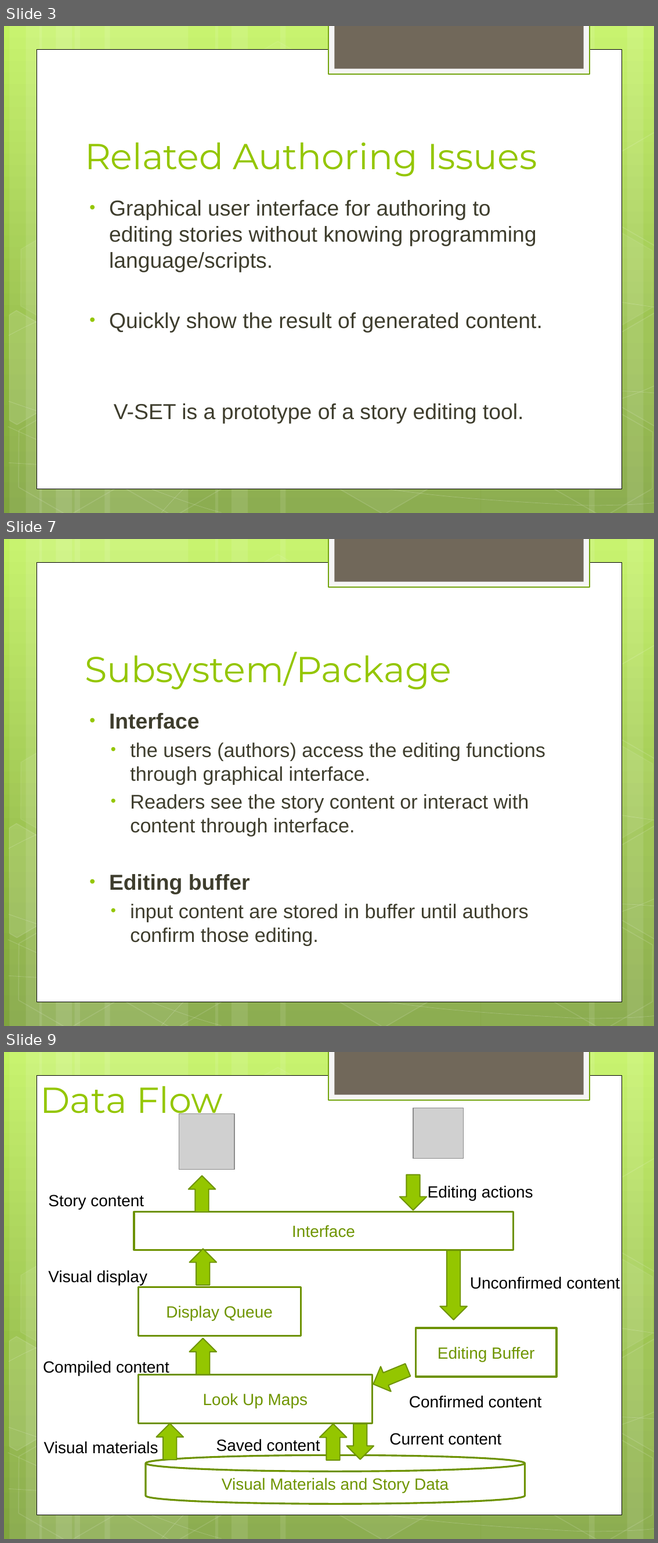
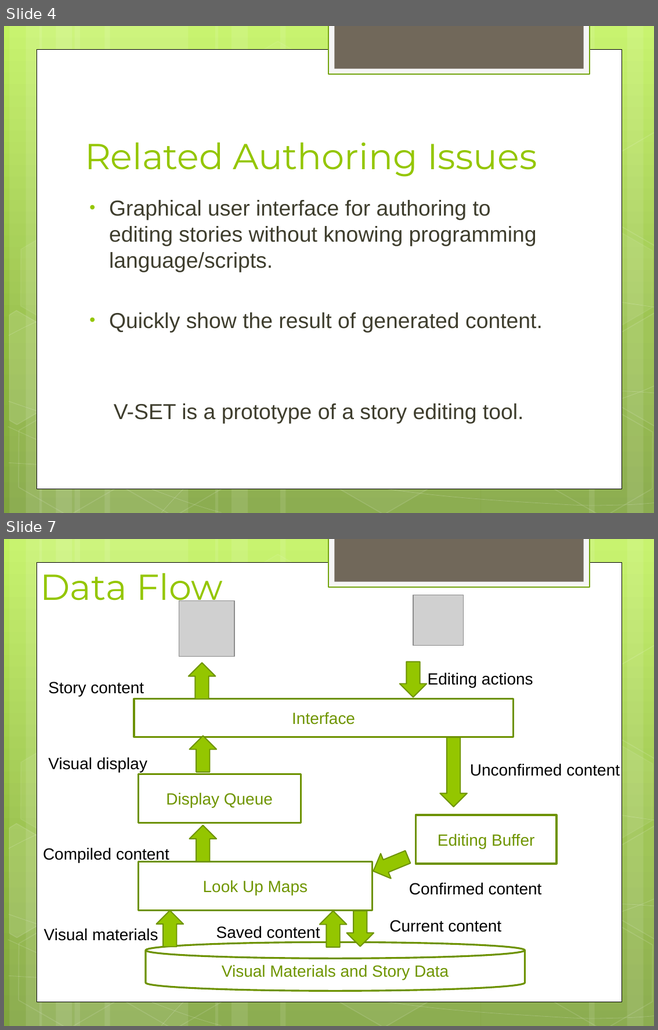
Before and after one commit to RimiChen/2016_V_SET, a slide deck: V-SET_v2_Final_Project.pptx. Shown one above the other, each under a label of ours: slides 3, 7 and 9 before the commit, slides 4 and 7 after it; the slides between them are not shown. The pictures are 658x1543 and 658x1030 pixels, drawn with LibreOffice and Linux fonts; fonts in the diff are those of the drawing; grey boxes stand for pictures. Boxes give left, top, right and bottom in pixels: in the first picture for what was removed or moved away, otherwise in the second. Text is boxed around its words. In the diff, an @@ line names an element or a change of style, - is before the commit and + after.

```diff
--- a/V-SET_v2_Final_Project.pptx
+++ b/V-SET_v2_Final_Project.pptx
@@ slide 7 removed at (x1=4, y1=539, x2=654, y2=1026), background gradient #C3F35F to #93BF3F to #81A53E; not listed: 31 template elements that a slide beside it also shows @@
@@ title removed at (x1=85, y1=652, x2=451, y2=690) @@
-Subsystem/Package
@@ text removed at (x1=109, y1=713, x2=545, y2=946) @@
-• Interface
-  • the users (authors) access the editing functions through graphical interface.
-  • Readers see the story content or interact with content through interface.
-• Editing buffer
-  • input content are stored in buffer until authors confirm those editing.
@@ what was slide 3 is now slide 4 @@
@@ what was slide 9 is now slide 7 @@
```
Also in this commit, not shown: 5 slides changed, 7 slides added, 2 other slides removed, 45 other files.
